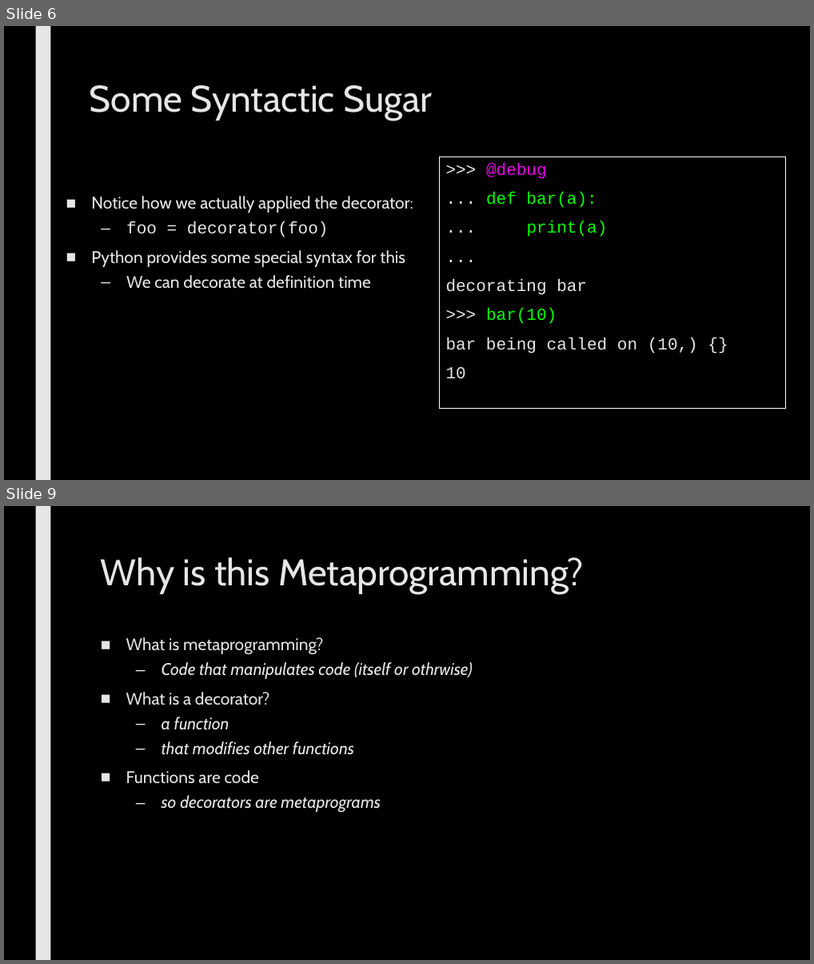
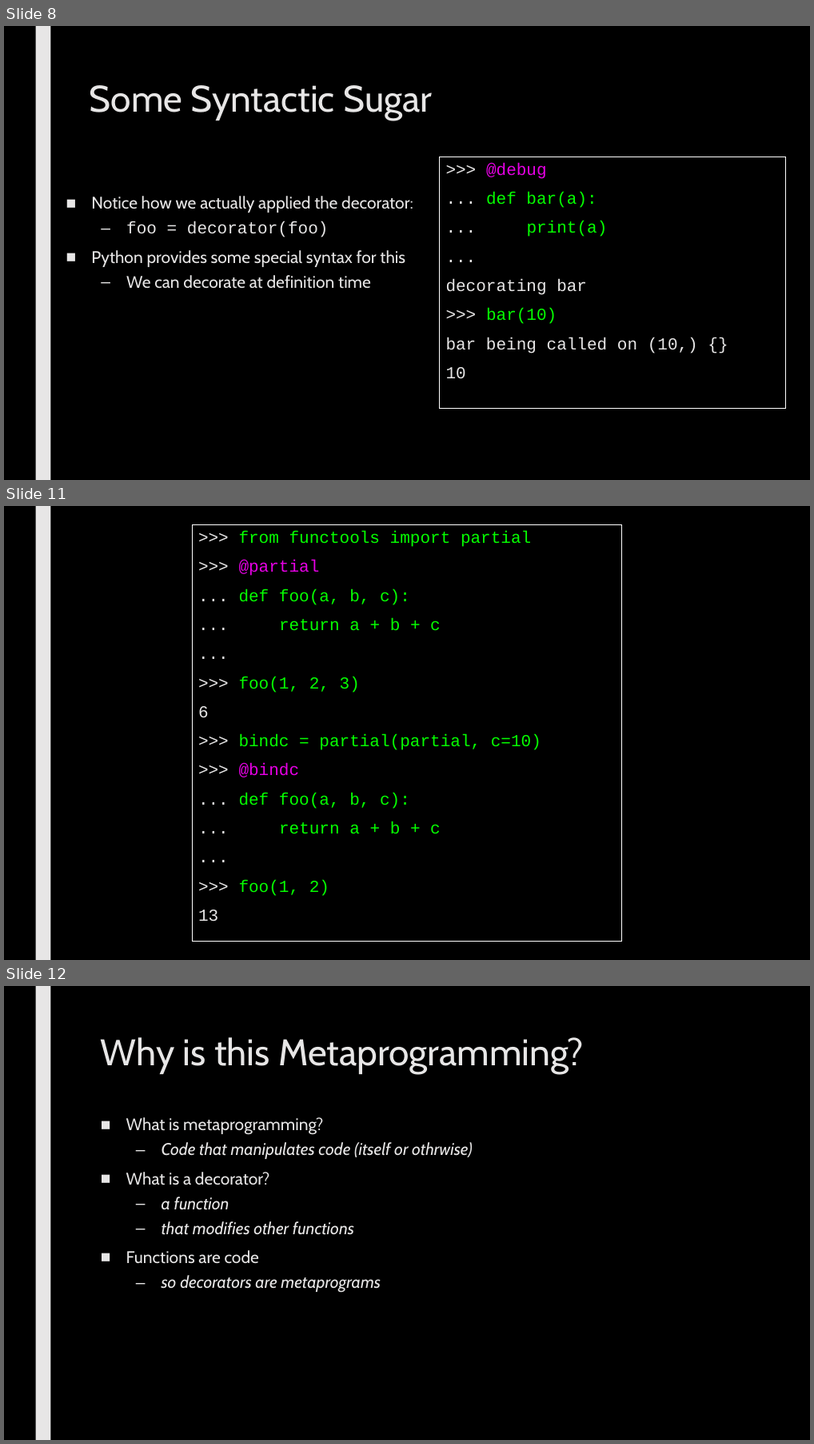
Before and after one commit to max7patek/metaprogramming, a slide deck: slides/04-Decorators.pptx. Shown one above the other, each under a label of ours: slides 6 and 9 before the commit, slides 8, 11 and 12 after it; the slides between them are not shown. The pictures are 814x964 and 814x1444 pixels, drawn with LibreOffice and Linux fonts; fonts in the diff are those of the drawing. Boxes give left, top, right and bottom in pixels: in the first picture for what was removed or moved away, otherwise in the second. Text is boxed around its words. In the diff, an @@ line names an element or a change of style, - is before the commit and + after.

```diff
--- a/slides/04-Decorators.pptx
+++ b/slides/04-Decorators.pptx
@@ slide 11 added at <box>4,506,810,960</box>, background #000000; not listed: 1 template element that a slide beside it also shows @@
@@ rectangle added at <box>193,524,622,941</box>, outline #FFFFFF 0.75 pt, 20 pt, text #05FF00 @@
+>>> from functools import partial
+>>> @partial
+... def foo(a, b, c):
+... return a + b + c
+...
+>>> foo(1, 2, 3)
+6
+>>> bindc = partial(partial, c=10)
+>>> @bindc
+... def foo(a, b, c):
+... return a + b + c
+...
+>>> foo(1, 2)
+13
@@ what was slide 6 is now slide 8 @@
@@ what was slide 9 is now slide 12 @@
```
Also in this commit, not shown: 5 slides changed, 3 other slides added, 1 slide removed.
